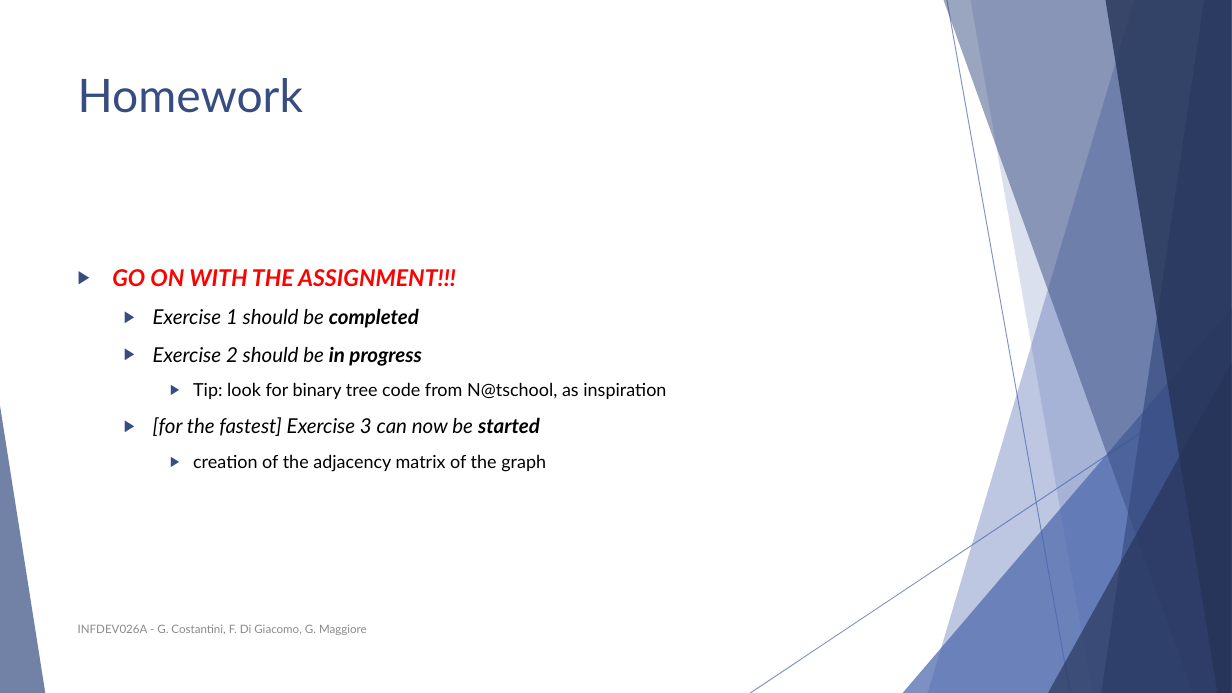
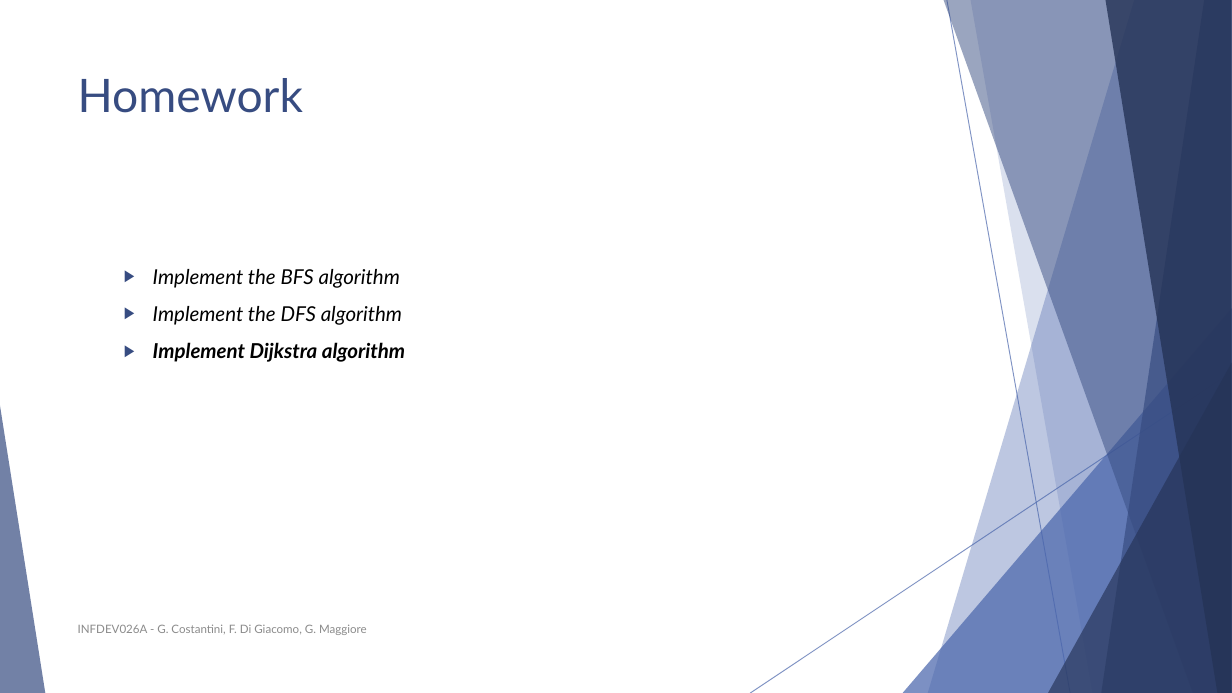
Before and after one commit to FurkanAndac/Development-6A, a slide deck: slide 51 of Lesson slides/Unit 5 - Graphs.pptx. Drawn at 1232x693 pixels with LibreOffice and Linux fonts; fonts in the diff are those of the drawing. Boxes give left, top, right and bottom in pixels: in the first picture for what was removed or moved away, otherwise in the second. Text is boxed around its words. In the diff, an @@ line names an element or a change of style, - is before the commit and + after.

```diff
--- a/Lesson slides/Unit 5 - Graphs.pptx
+++ b/Lesson slides/Unit 5 - Graphs.pptx
@@ text at <box>153,269,405,362</box>: text changed @@
-▶ GO ON WITH THE ASSIGNMENT!!!
-  ▶ Exercise 1 should be completed
-  ▶ Exercise 2 should be in progress
-    ▶ Tip: look for binary tree code from N@tschool, as inspiration
-  ▶ [for the fastest] Exercise 3 can now be started
-    ▶ creation of the adjacency matrix of the graph
+  ▶ Implement the BFS algorithm
+  ▶ Implement the DFS algorithm
+  ▶ Implement Dijkstra algorithm
```
Also in this commit, not shown: 1 other file.
